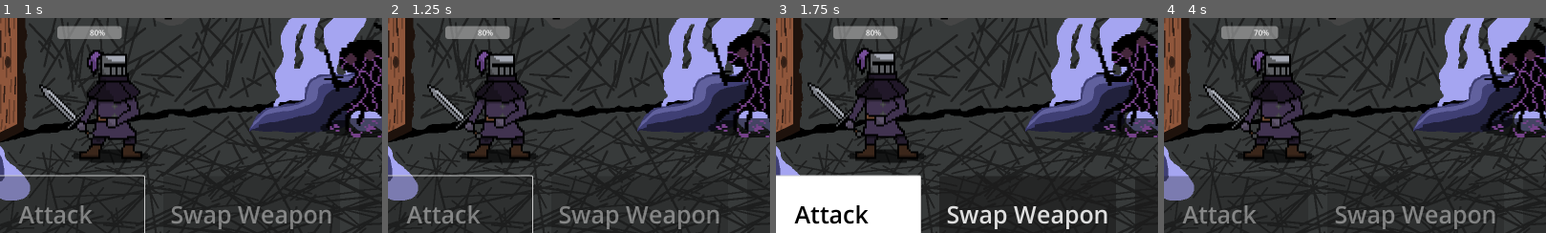
Above: before the commit, frames 1-4 (left to right).
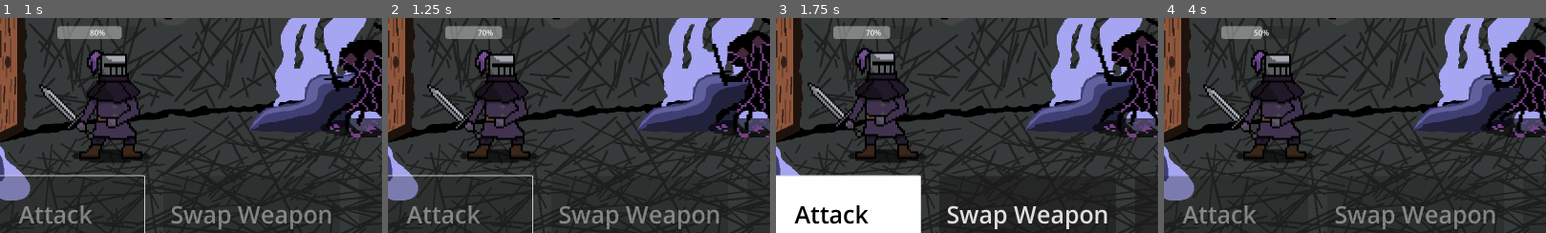
Above: after the commit, the same moments.

Repository: mwingerden/Shinko
Game: Godot game, scene res://Scenes/Levels/level_1.tscn
Same seed, same stepped clock (60 frames per second), same inputs: the game is played once before the commit and once after it.
Inputs:
- Up to frame 1 (1 s): click "Attack" at 0.5 s
- Up to frame 2 (1.25 s): no input
- Up to frame 3 (1.75 s): hold Up (ui_up) from 1.28 s (still down)
- Up to frame 4 (4 s): release Up (ui_up) at 2 s; click "Items" at 2 s; click "2 Health Potions" at 2.75 s; hold Down (ui_down) from 3.53 s (still down)
The pictures show only the part of the screen within x 4-54%, y 46-96%; the shares and areas given below are measured in that part.

Frame 1 is identical in both runs. In frame 2, 0.2% of the frame differs, in the area x 23-32%, y 3-10%; in frame 3, 0.2%; in frame 4, 0.3%, in the area x 23-30%, y 3-10%.
Error before the commit: Invalid access to property or key 'sword_hit_2' on a base object of type 'Node (Global_Audio_SX.gd)'. (res://Scripts/Levels/battle.gd:76)

Commit message:
Finished the sound effect round up

Diff:
--- a/Scripts/Enemies/enemy_axe.gd
+++ b/Scripts/Enemies/enemy_axe.gd
@@ -51,3 +51,6 @@
 
 func exp_drop():
 	return EXP_DROP
+
+func play_death_sx():
+	AudioPlayer.play_FX(GlobalAudioSx.axe_enemy_death)
--- a/Scripts/Enemies/enemy_spear.gd
+++ b/Scripts/Enemies/enemy_spear.gd
@@ -51,3 +51,6 @@
 
 func exp_drop():
 	return EXP_DROP
+
+func play_death_sx():
+	AudioPlayer.play_FX(GlobalAudioSx.spear_enemy_death)
--- a/Scripts/Enemies/enemy_sword.gd
+++ b/Scripts/Enemies/enemy_sword.gd
@@ -51,3 +51,6 @@
 
 func exp_drop():
 	return EXP_DROP
+
+func play_death_sx():
+	AudioPlayer.play_FX(GlobalAudioSx.sword_enemy_death)
--- a/Scripts/Global/Global_Audio_SX.gd
+++ b/Scripts/Global/Global_Audio_SX.gd
@@ -31,3 +31,4 @@
 @onready var sword_switch = preload("res://Assets/Music/Sound Effects/sword_switch.mp3")
 @onready var axe_switch = preload("res://Assets/Music/Sound Effects/axe_switch.mp3")
 @onready var spear_switch = preload("res://Assets/Music/Sound Effects/spear_switch.mp3")
+@onready var continue_pressed = preload("res://Assets/Music/Sound Effects/continue.mp3")
--- a/Scripts/Levels/battle.gd
+++ b/Scripts/Levels/battle.gd
@@ -71,9 +71,9 @@
 				AudioPlayer.play_FX(GlobalAudioSx.sword_crit_on_player)
 			return damage
 		if player:
-			AudioPlayer.play_FX(GlobalAudioSx.sword_hit_1)
-		else:
-			AudioPlayer.play_FX(GlobalAudioSx.sword_hit_2)
+			AudioPlayer.play_FX(GlobalAudioSx.sword_player_hit)
+		else:
+			AudioPlayer.play_FX(GlobalAudioSx.sword_enemy_hit)
 	elif weapon1 == Global.weapon.AXE:
 		if weapon2 == Global.weapon.SPEAR:
 			damage += 1
@@ -83,12 +83,21 @@
 				AudioPlayer.play_FX(GlobalAudioSx.axe_crit_on_player)
 			return damage
 		if player:
-			AudioPlayer.play_FX(GlobalAudioSx.sword_hit_1)
-		else:
-			AudioPlayer.play_FX(GlobalAudioSx.sword_hit_2)
+			AudioPlayer.play_FX(GlobalAudioSx.axe_enemy_hit)
+		else:
+			AudioPlayer.play_FX(GlobalAudioSx.axe_enemy_hit)
 	elif weapon1 == Global.weapon.SPEAR:
 		if weapon2 == Global.weapon.SWORD:
 			damage += 1
+			if player:
+				AudioPlayer.play_FX(GlobalAudioSx.spear_crit_on_enemy)
+			else:
+				AudioPlayer.play_FX(GlobalAudioSx.spear_crit_on_player)
+			return damage
+		if player:
+			AudioPlayer.play_FX(GlobalAudioSx.spear_enemy_hit)
+		else:
+			AudioPlayer.play_FX(GlobalAudioSx.spear_enemy_hit)
 
 	return damage
 
@@ -99,6 +108,7 @@
 			enemies[i].take_damage(check_weapon(true, Global.player_current_weapon, enemies[i].get_weapon_type()))
 			if enemies[i].get_current_health() <= 0:
 				#Play Death Animation Here
+				enemies[i].play_death_sx()
 				SignalManager.exp_add.emit(enemies[i].exp_drop())
 				spawn_potion(enemies[i].global_position)
 				enemies[i].queue_free()
@@ -111,6 +121,7 @@
 			break
 	if enemies.size() <= 0:
 		await get_tree().create_timer(1).timeout
+		AudioPlayer.play_FX(GlobalAudioSx.level_transition)
 		LevelManager.next_level(get_tree().current_scene.scene_file_path)
 	enemies_turn()
 
@@ -131,9 +142,11 @@
 	disable_buttons(false)
 
 func player_death():
-	#disable_buttons(true)
+	disable_buttons(true)
+	AudioPlayer.play_FX(GlobalAudioSx.player_death)
 	SignalManager.age_up.emit()
 	SceneTransition.change_scene_death()
+	AudioPlayer.play_FX(GlobalAudioSx.player_death_transition)
 
 func spawn_potion(pos):
 	var rand_drop = rng.randi_range(1, 100)
@@ -141,15 +154,18 @@
 		var rand_potion = rng.randi_range(0, 1)
 		if rand_potion:
 			potion = health_potion.instantiate()
+			AudioPlayer.play_FX(GlobalAudioSx.potion_spawn)
 			#play spawn animation and sound effect
 		else:
 			potion = shield_potion.instantiate()
+			AudioPlayer.play_FX(GlobalAudioSx.potion_spawn)
 			#play spawn animation and sound effect
 		potion_spawn = true
 		potion.position = pos
 		add_child(potion)
 
 func collect_potion():
+	AudioPlayer.play_FX(GlobalAudioSx.pick_up_potion)
 	if potion.name == "PotionHealth":
 		Global.health_potion_count += 1
 	elif potion.name == "PotionShield":
@@ -177,13 +193,16 @@
 	enemies_turn()
 
 func _on_items_pressed():
+	AudioPlayer.play_FX(GlobalAudioSx.open_inventory)
 	show_actions_menu(false)
 
 func _on_back_pressed():
+	AudioPlayer.play_FX(GlobalAudioSx.close_inventory)
 	show_actions_menu(true)
 
 func _on_shield_pressed():
 	if Global.shield_potion_count > 0:
+		AudioPlayer.play_FX(GlobalAudioSx.use_potion)
 		Global.shield_potion_count -= 1
 		#player.increase_shield()
 		SignalManager.player_increase_shield.emit()
@@ -194,6 +213,7 @@
 
 func _on_health_pressed():
 	if Global.health_potion_count > 0:
+		AudioPlayer.play_FX(GlobalAudioSx.use_potion)
 		Global.health_potion_count -= 1
 		#player.heal()
 		SignalManager.player_increase_health.emit()
--- a/Scripts/Player/player.gd
+++ b/Scripts/Player/player.gd
@@ -33,14 +33,17 @@
 func swap_weapon():
 	if Global.player_current_weapon == Global.weapon.SWORD:
 		#current_weapon = weapon.AXE
+		AudioPlayer.play_FX(GlobalAudioSx.axe_switch)
 		Global.player_current_weapon = Global.weapon.AXE
 		#print("Switched to Spear")
 	elif Global.player_current_weapon == Global.weapon.AXE:
 		#current_weapon = weapon.SPEAR
+		AudioPlayer.play_FX(GlobalAudioSx.spear_switch)
 		Global.player_current_weapon = Global.weapon.SPEAR
 		#print("Switched to Sword")
 	elif Global.player_current_weapon == Global.weapon.SPEAR:
 		#current_weapon = weapon.SWORD
+		AudioPlayer.play_FX(GlobalAudioSx.sword_switch)
 		Global.player_current_weapon = Global.weapon.SWORD
 		#print("Switched to Axe")
 
--- a/Scripts/Utility/upgrade.gd
+++ b/Scripts/Utility/upgrade.gd
@@ -14,29 +14,33 @@
 	set_text()
 	check_exp()
 
+@warning_ignore("unused_parameter")
+func _process(delta):
+	background_animation_player.play("background")
+
 func _on_sword_upgrade_pressed():
+	AudioPlayer.play_FX(GlobalAudioSx.upgrade_sword)
 	SignalManager.upgrade_sword.emit()
 	SignalManager.exp_sub.emit()
 	set_text()
 	check_exp()
 
-@warning_ignore("unused_parameter")
-func _process(delta):
-	background_animation_player.play("background")
-
 func _on_axe_upgrade_button_pressed():
+	AudioPlayer.play_FX(GlobalAudioSx.upgrade_axe)
 	SignalManager.upgrade_axe.emit()
 	SignalManager.exp_sub.emit()
 	set_text()
 	check_exp()
 
 func _on_spear_upgrade_button_pressed():
+	AudioPlayer.play_FX(GlobalAudioSx.upgrade_spear)
 	SignalManager.upgrade_spear.emit()
 	SignalManager.exp_sub.emit()
 	set_text()
 	check_exp()
 
 func _on_health_upgrade_pressed():
+	AudioPlayer.play_FX(GlobalAudioSx.upgrade_health)
 	SignalManager.upgrade_health.emit()
 	SignalManager.exp_sub.emit()
 	set_text()
@@ -58,6 +62,8 @@
 		continue_button.disabled = false
 
 func _on_continue_button_pressed():
+	AudioPlayer.play_FX(GlobalAudioSx.continue_pressed)
 	foreground_animation_player.play("stand_up")
 	await foreground_animation_player.animation_finished
+	AudioPlayer.play_FX(GlobalAudioSx.upgrade_transition)
 	SceneTransition.change_scene_restart()
Not shown, added: Assets/Music/Sound Effects/continue.mp3.import
Not shown, added: Assets/Music/Sound Effects/continue.mp3
